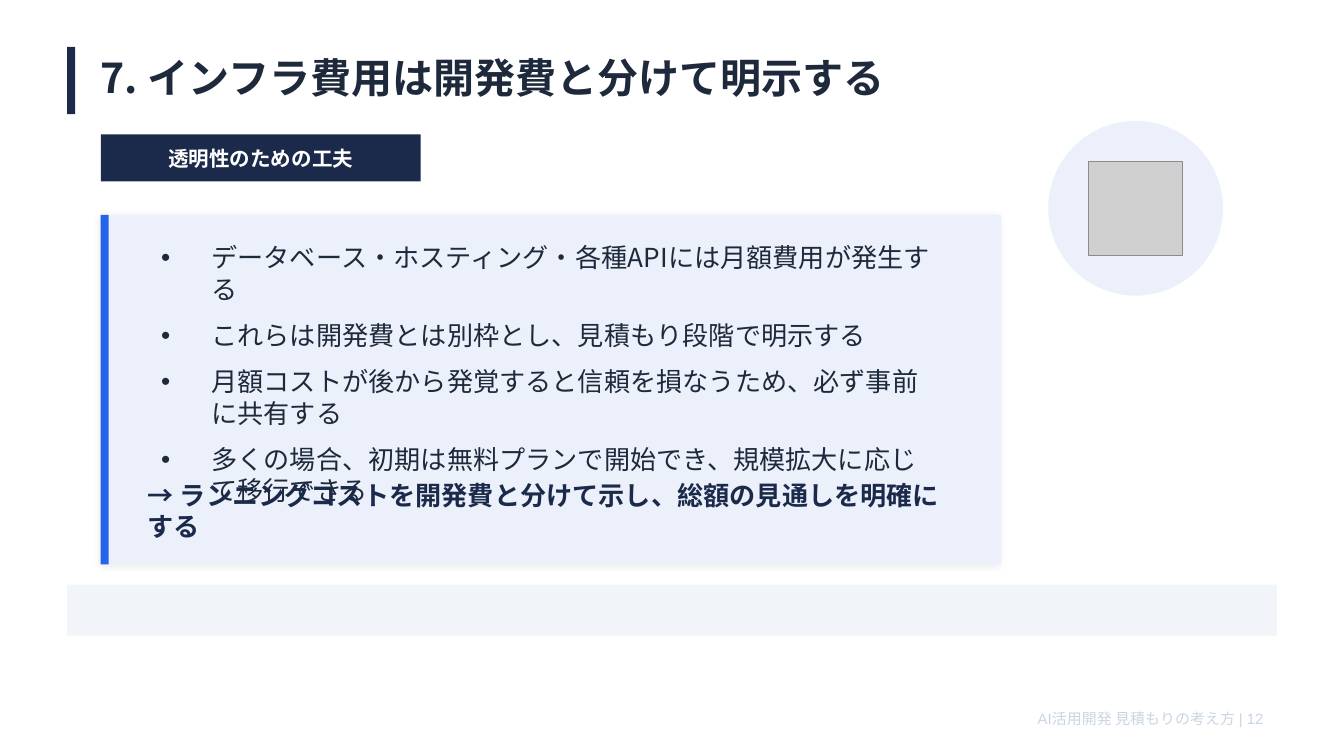
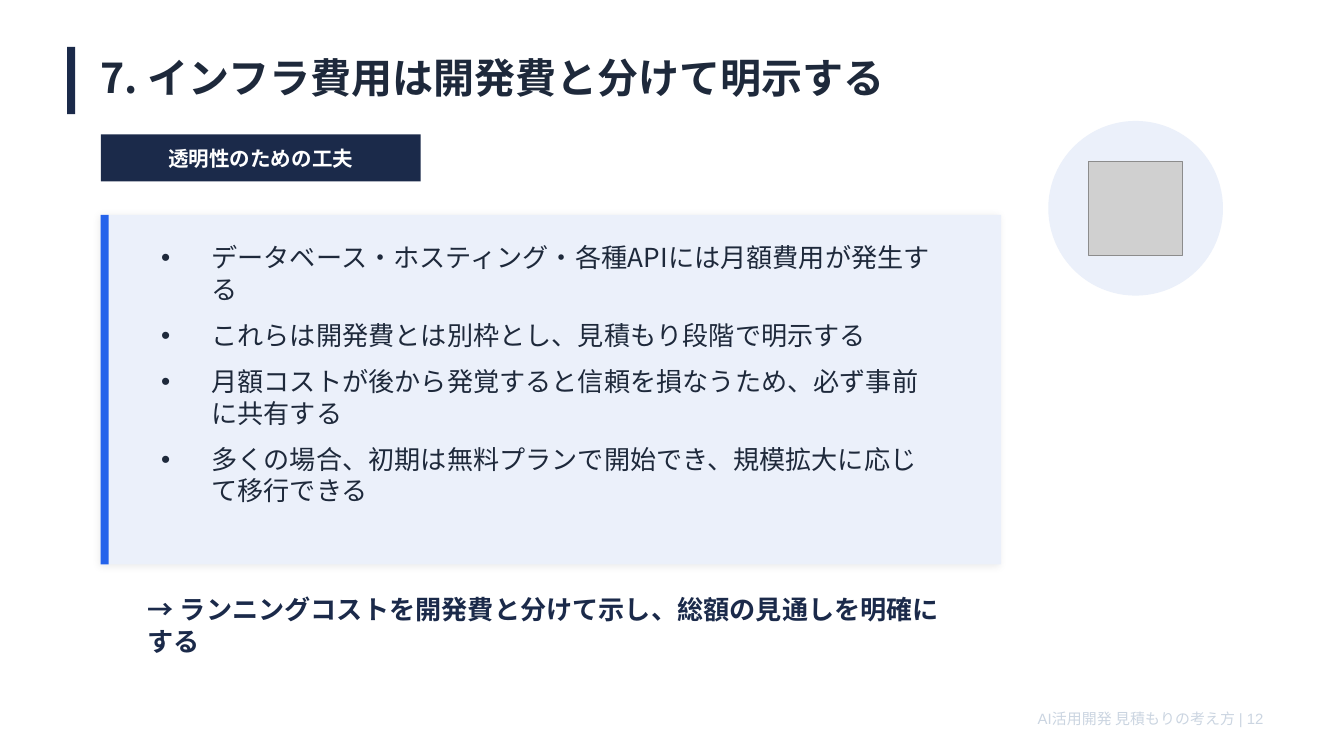
Before and after one commit to shogo-tanaka-work/knowledge-vault, a slide deck: slide 12 of outputs/見積もり解説スライド/AI活用開発の見積もりの考え方.pptx. Drawn at 1344x756 pixels with LibreOffice and Linux fonts; fonts in the diff are those of the drawing; grey boxes stand for pictures. Boxes give left, top, right and bottom in pixels: in the first picture for what was removed or moved away, otherwise in the second. Text is boxed around its words. In the diff, an @@ line names an element or a change of style, - is before the commit and + after.

```diff
--- a/outputs/見積もり解説スライド/AI活用開発の見積もりの考え方.pptx
+++ b/outputs/見積もり解説スライド/AI活用開発の見積もりの考え方.pptx
@@ rectangle removed at (67, 585, 1277, 636) @@
@@ text "→ ランニングコストを開発費と分けて示し、総額の見通しを明確にする": place and size @@
-text "→ ランニングコストを開発費と分けて示し、総額の見通しを明確にする" at (148, 478, 939, 538)
+text "→ ランニングコストを開発費と分けて示し、総額の見通しを明確にする" at (148, 596, 939, 653)
```
Also in this commit, not shown: 8 other slides changed, 1 slide removed.
